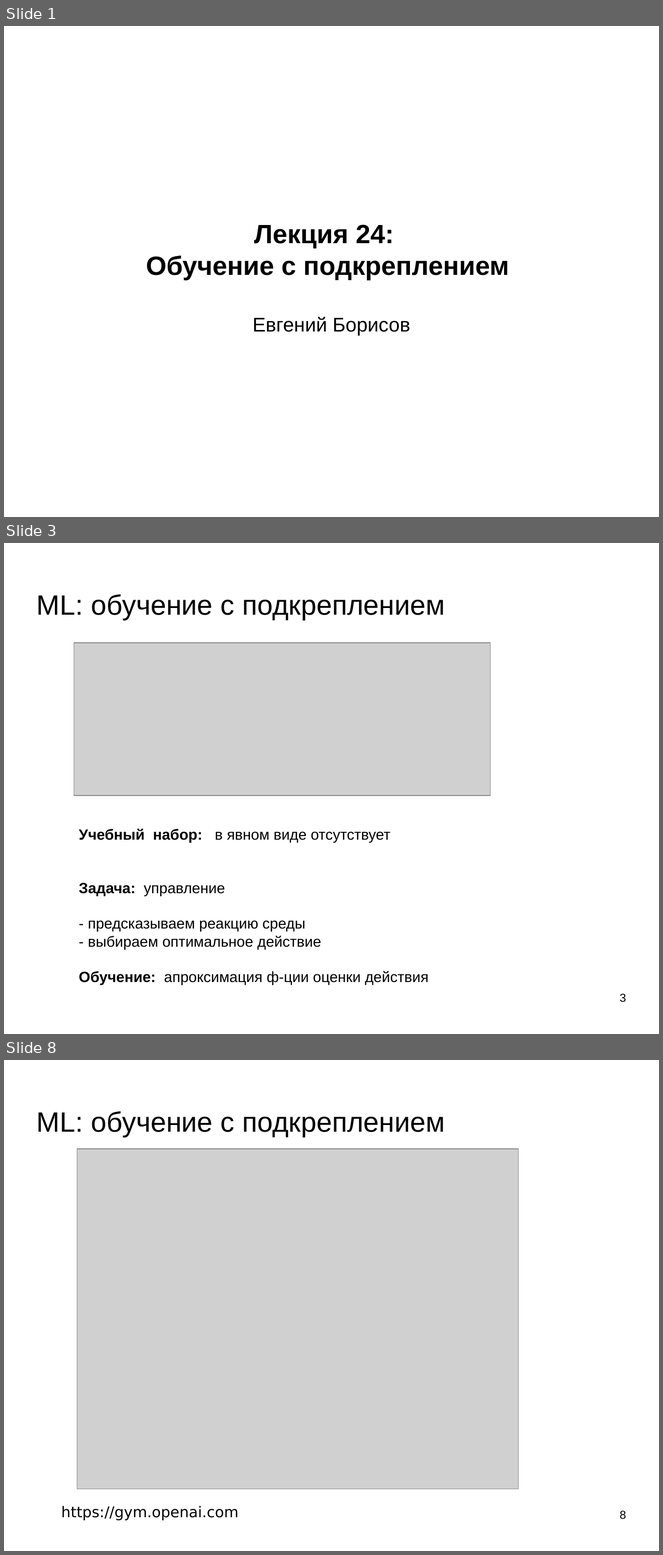
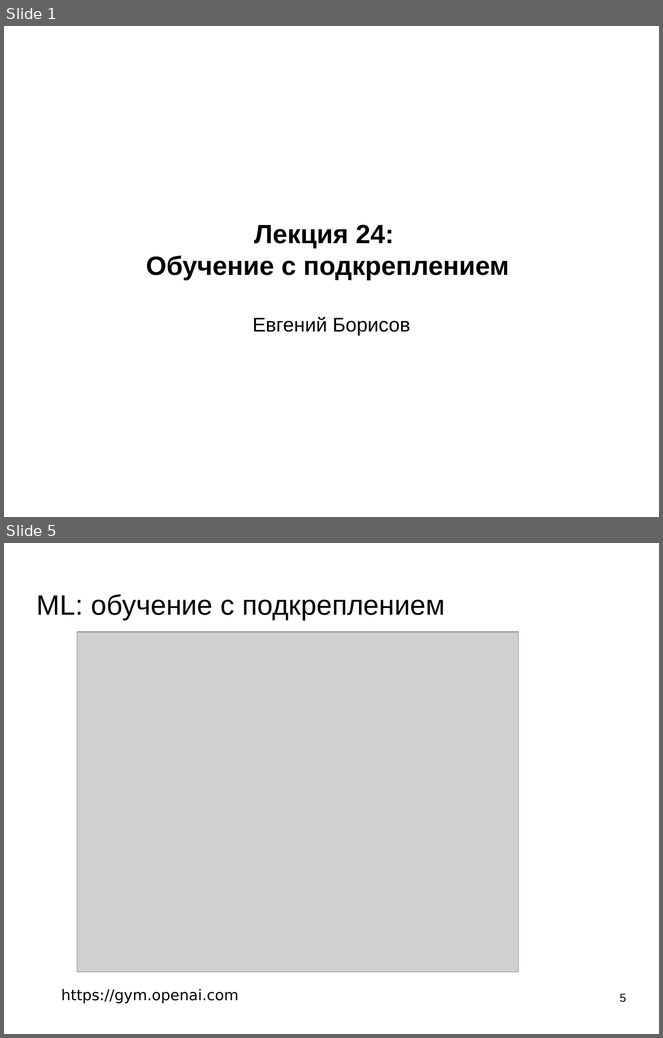
Before and after one commit to mechanoid5/ml_lectorium_legacy, a slide deck: 24-rl-dqn.odp. Shown one above the other, each under a label of ours: slides 1, 3 and 8 before the commit, slides 1 and 5 after it; the slides between them are not shown. The pictures are 663x1555 and 663x1038 pixels, drawn with LibreOffice and Linux fonts; fonts in the diff are those of the drawing; grey boxes stand for pictures; background and template pictures are left out. Boxes give left, top, right and bottom in pixels: in the first picture for what was removed or moved away, otherwise in the second. Text is boxed around its words. In the diff, an @@ line names an element or a change of style, - is before the commit and + after.

```diff
--- a/24-rl-dqn.odp
+++ b/24-rl-dqn.odp
@@ slide 3 removed at (4, 543, 659, 1034), background picture (left out) @@
@@ title removed at (37, 594, 445, 620) @@
-ML: обучение с подкреплением
@@ picture removed at (74, 643, 491, 796) @@
@@ title removed at (79, 828, 428, 986) @@
-Учебный набор: в явном виде отсутствует
-Задача: управление
-- предсказываем реакцию среды
-- выбираем оптимальное действие
-Обучение: апроксимация ф-ции оценки действия
@@ page number removed at (620, 994, 626, 1003) @@
-3
@@ what was slide 8 is now slide 5 @@
@@ page number at (620, 994, 626, 1003): text changed @@
-8
+5
```
Also in this commit, not shown: 4 slides changed, 2 other slides removed.
